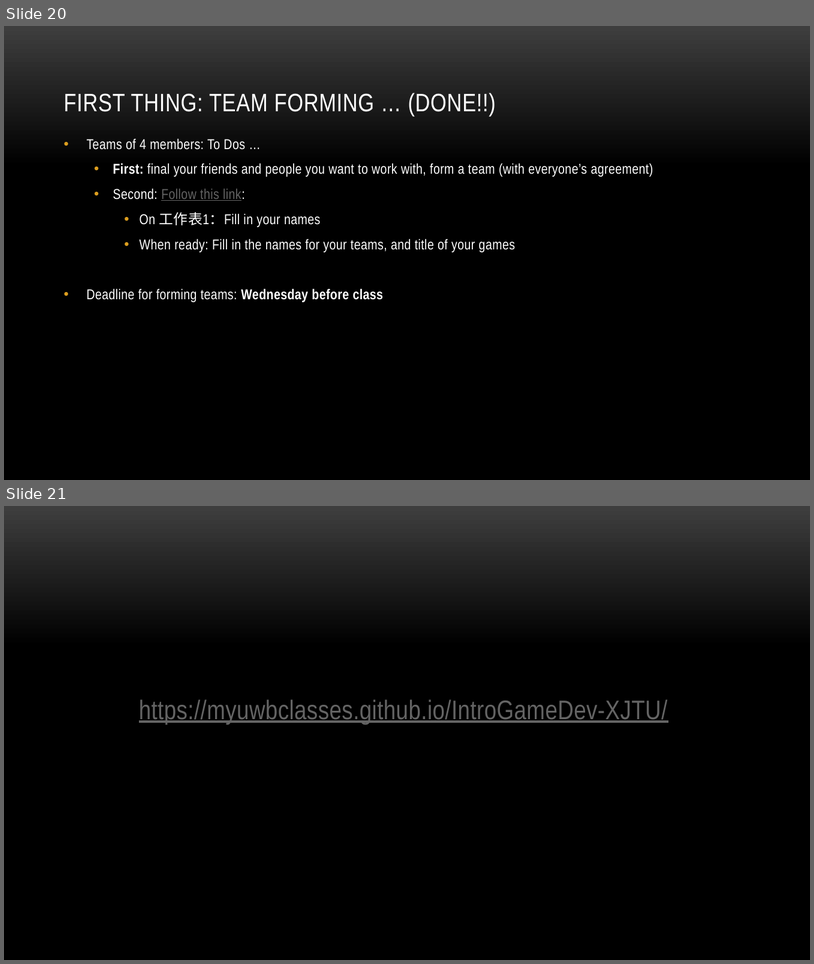
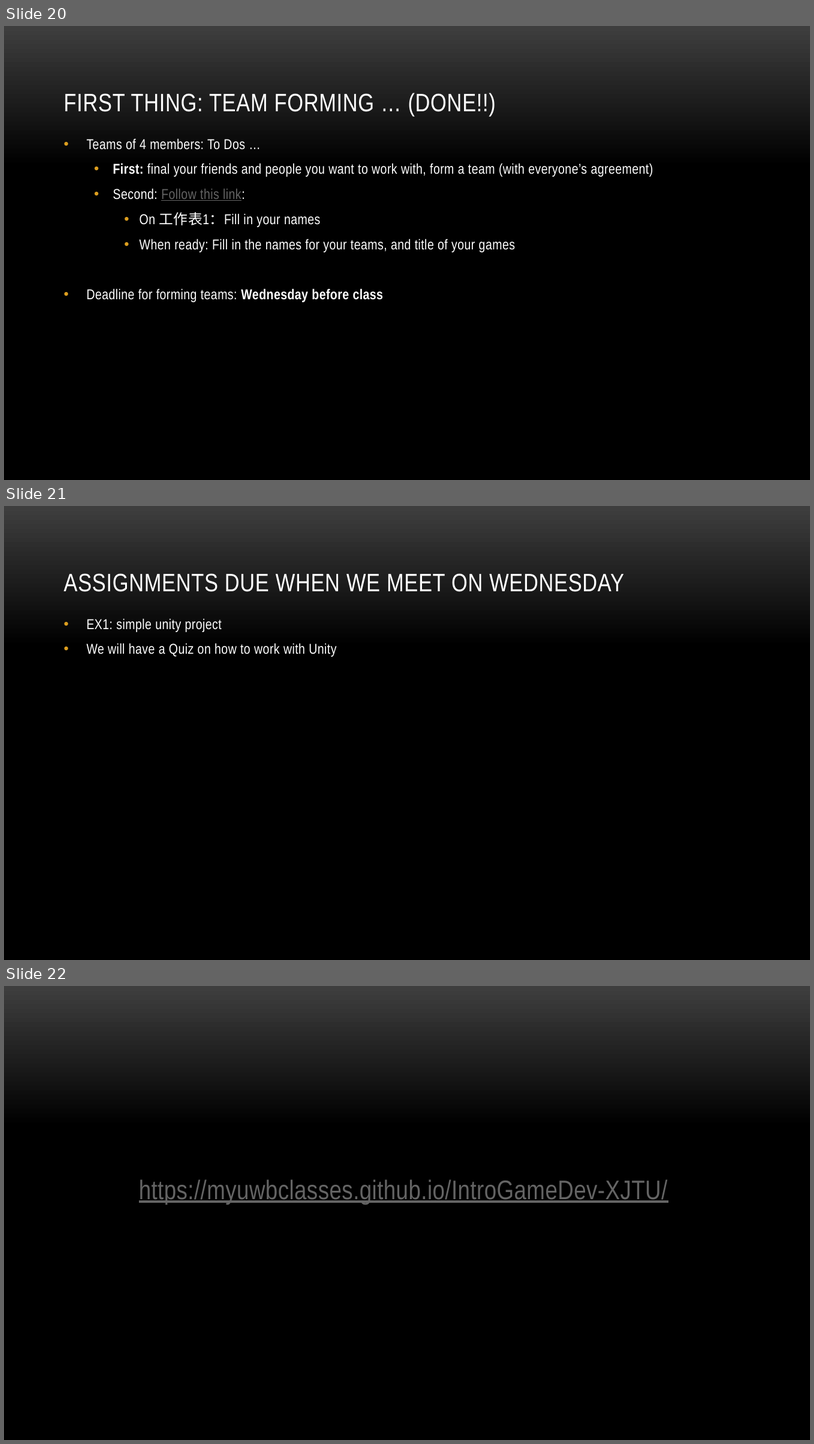
Before and after one commit to myuwbclasses/IntroGameDev-XJTU, a slide deck: PPT/Intro.pptx. Shown one above the other, each under a label of ours: slides 20 and 21 before the commit, slides 20, 21 and 22 after it. The pictures are 814x964 and 814x1444 pixels, drawn with LibreOffice and Linux fonts; fonts in the diff are those of the drawing; background and template pictures are left out. Boxes give left, top, right and bottom in pixels: in the first picture for what was removed or moved away, otherwise in the second. Text is boxed around its words. In the diff, an @@ line names an element or a change of style, - is before the commit and + after.

```diff
--- a/PPT/Intro.pptx
+++ b/PPT/Intro.pptx
@@ slide 21 added at (4, 506, 810, 960), background picture (left out) @@
@@ title added at (64, 573, 624, 592), 30 pt, text #FFFFFF @@
+ASSIGNMENTS DUE WHEN WE MEET ON WEDNESDAY
@@ text added at (87, 618, 336, 657), 17 pt, text #FFFFFF @@
+• EX1: simple unity project
+• We will have a Quiz on how to work with Unity
@@ what was slide 21 is now slide 22 @@
```
